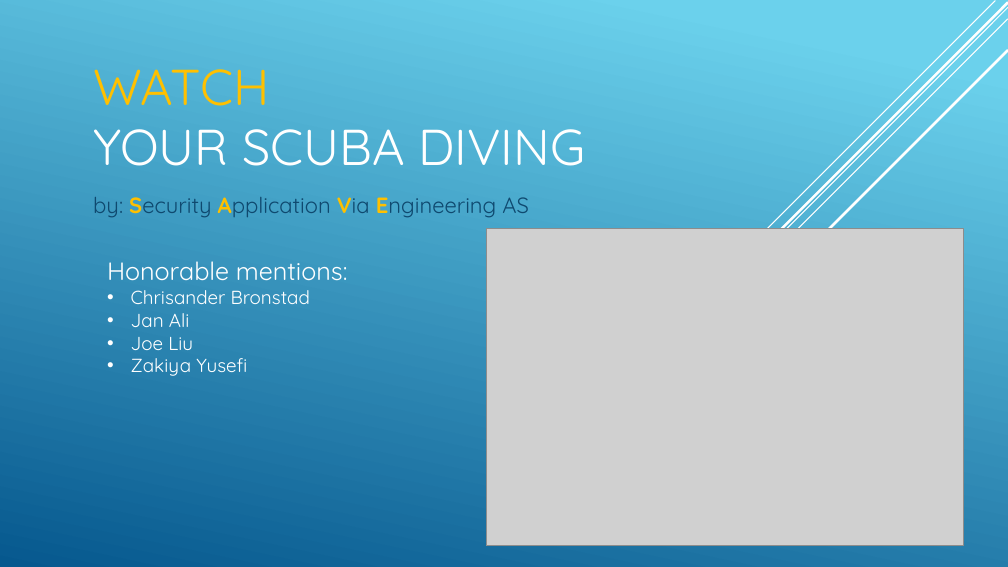
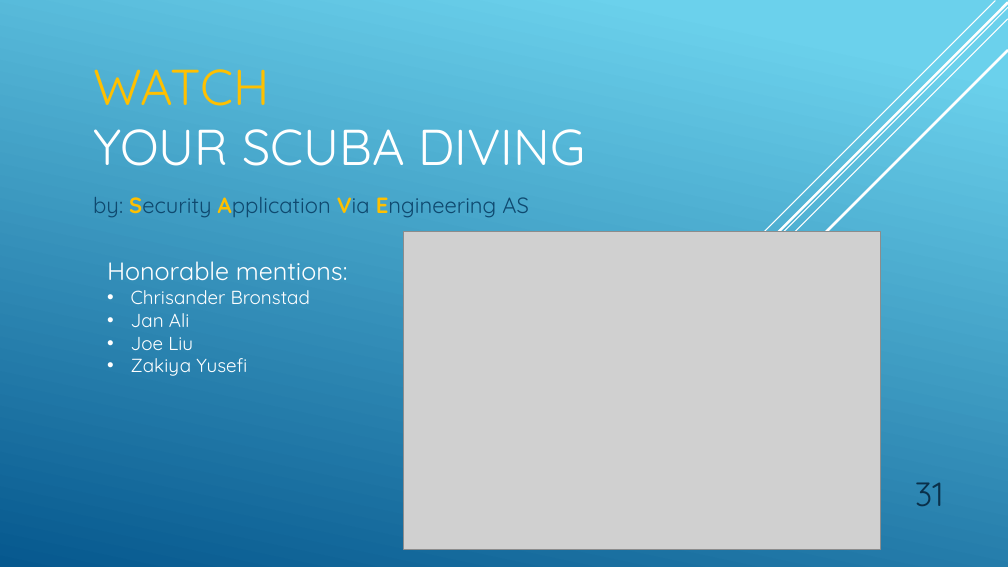
Before and after one commit to USNMasterEmSys2018/System-Engineering, a slide deck: slide 31 of S.A.V.E/Security Application Via Engineering.pptx. Drawn at 1008x567 pixels with LibreOffice and Linux fonts; fonts in the diff are those of the drawing; grey boxes stand for pictures. Boxes give left, top, right and bottom in pixels: in the first picture for what was removed or moved away, otherwise in the second. Text is boxed around its words. In the diff, an @@ line names an element or a change of style, - is before the commit and + after.

```diff
--- a/S.A.V.E/Security Application Via Engineering.pptx
+++ b/S.A.V.E/Security Application Via Engineering.pptx
@@ picture: place and size @@
-picture at [486,228,963,546]
+picture at [404,231,881,549]
@@ page number added at [915,482,944,506], 32 pt, text #0A304A @@
+31
```
Also in this commit, not shown: 30 other slides changed.
